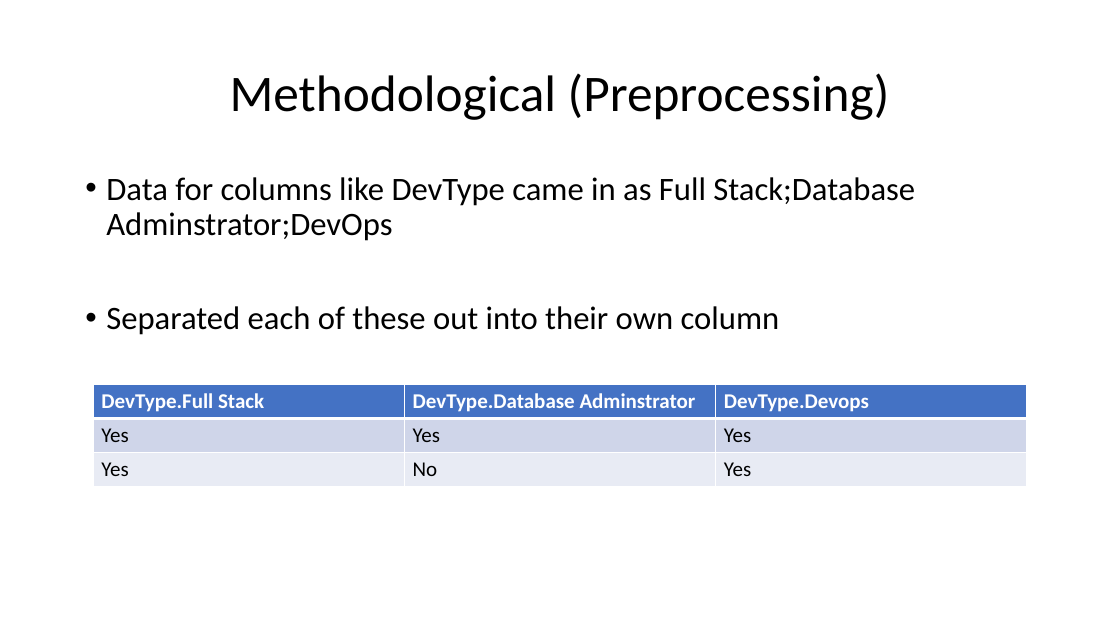
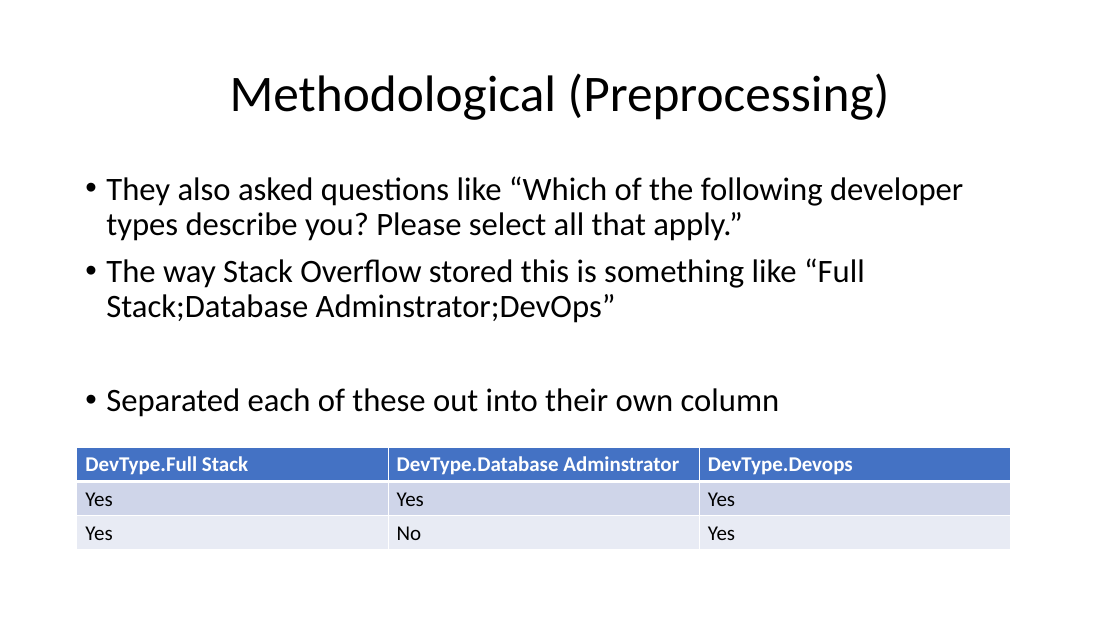
Before and after one commit to Iotaslair/DM-ML-Personal-Project, a slide deck: slide 9 of Presentation.pptx. Drawn at 1120x630 pixels with LibreOffice and Linux fonts; fonts in the diff are those of the drawing. Boxes give left, top, right and bottom in pixels: in the first picture for what was removed or moved away, otherwise in the second. Text is boxed around its words. In the diff, an @@ line names an element or a change of style, - is before the commit and + after.

```diff
--- a/Presentation.pptx
+++ b/Presentation.pptx
@@ text at box(106, 176, 963, 323): text changed @@
-• Data for columns like DevType came in as Full Stack;Database Adminstrator;DevOps
+• They also asked questions like “Which of the following developer types describe you? Please select all that apply.”
+• The way Stack Overflow stored this is something like “Full Stack;Database Adminstrator;DevOps”
@@ table: place and size @@
-table at box(93, 384, 1028, 486)
+table at box(77, 448, 1012, 550)
```
Also in this commit, not shown: 11 other slides changed, 1 slide added, 1 other file.
